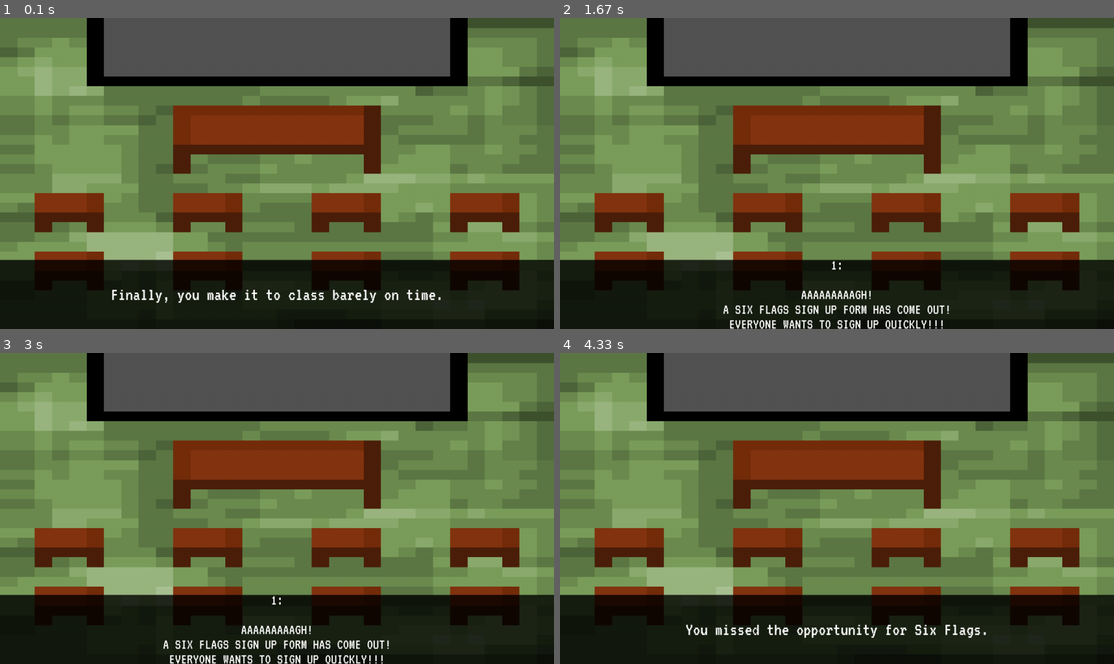
Above: before the commit, frames 1-4 (two rows, left to right).
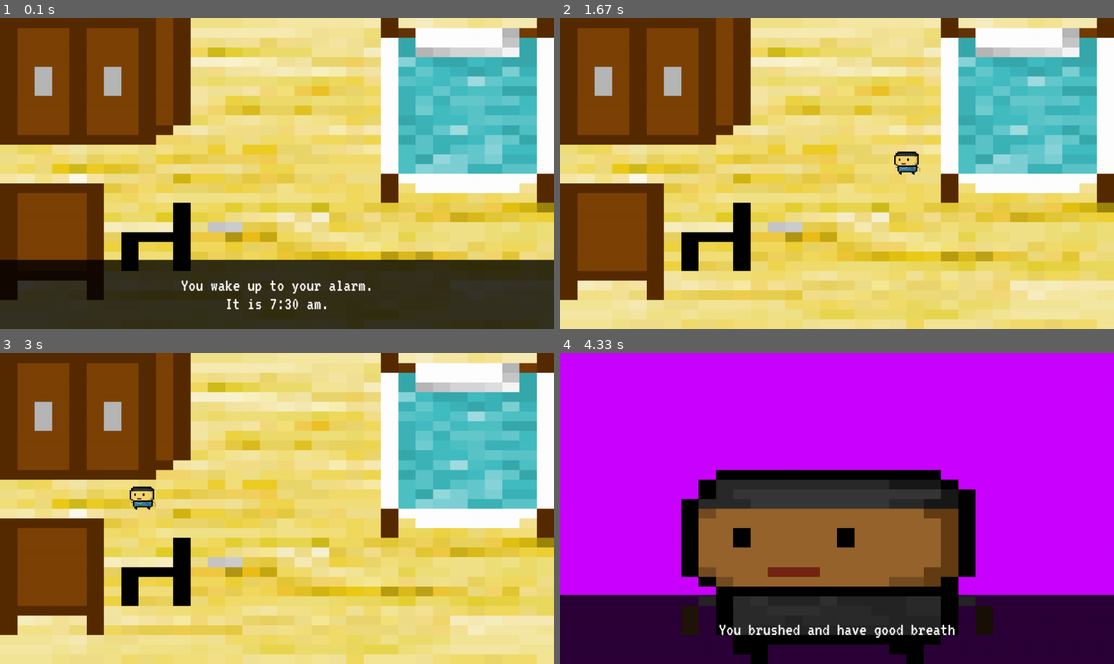
Above: after the commit, the same moments.

Repository: tymatt1/AnOrdinaryDay
Game: pygame game, started from src/main.py
Same seed, same stepped clock (60 frames per second), same inputs: the game is played once before the commit and once after it.
Inputs:
- Up to frame 1 (0.1 s): no input
- Up to frame 2 (1.67 s): tap Space at 0.33, 1.07, 1.37 s; tap 1 at 0.67 s
- Up to frame 3 (3 s): no input
- Up to frame 4 (4.33 s): tap 1 at 4.07 s

The runs differ from the first frame. In frame 1, 94% of the frame differs, in the area x 0-100%, y 0-100%; in frame 2, 99%; in frame 3, 99%; in frame 4, 98%.

Commit message:
Update scenes.py

Diff:
--- a/src/scenes.py
+++ b/src/scenes.py
@@ -57,4 +57,4 @@
 
 
 
-currentScene = goToClass  # make this equal to the first scene
+currentScene = dorm  # make this equal to the first scene
